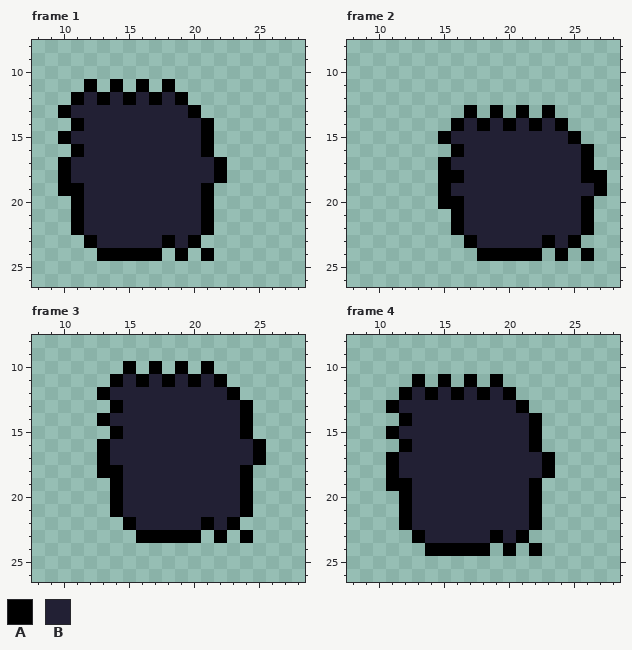
One commit to this pixel-art file: assets/raw/enemy_01.ase. The first picture shows the starting point.
32x32 pixels, 4 frames. Shown: frame 1: x 8..28, y 8..26; frame 2: x 8..28, y 8..26; frame 3: x 8..28, y 8..26; frame 4: x 8..28, y 8..26.
Palette (. is transparent): A #000000  B #222034
After:
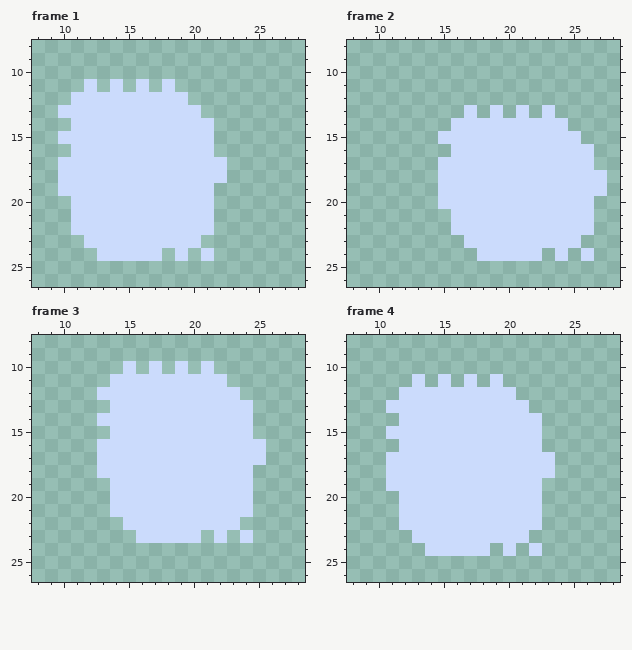
The commit says: added hit animation sprites for character and enemy 01
Diff:
layer "base" added
layer "hit" added
layer "Layer 1" removed
colour B: #222034 -> #cbdbfc
Frame 1, layer "hit":
y 11: x 12 A -> B; x 14 A -> B; x 16 A -> B; x 18 A -> B
y 12: x 11 A -> B; x 13 A -> B; x 15 A -> B; x 17 A -> B; x 19 A -> B
y 13: x 10 A -> B; x 20 A -> B
y 14: x 11 A -> B; x 21 A -> B
y 15: x 10 A -> B; x 21 A -> B
y 16: x 11 A -> B; x 21 A -> B
y 17..18: x 10 A -> B; x 22 A -> B
y 19: x 10..11 AA -> BB; x 21 A -> B
y 20..22: x 11 A -> B; x 21 A -> B
y 23: x 12 A -> B; x 18 A -> B; x 20 A -> B
y 24: x 13..17 AAAAA -> BBBBB; x 19 A -> B; x 21 A -> B
Frame 2, layer "hit":
y 13: x 17 A -> B; x 19 A -> B; x 21 A -> B; x 23 A -> B
y 14: x 16 A -> B; x 18 A -> B; x 20 A -> B; x 22 A -> B; x 24 A -> B
y 15: x 15 A -> B; x 25 A -> B
y 16: x 16 A -> B; x 26 A -> B
y 17: x 15 A -> B; x 26 A -> B
y 18: x 15..16 AA -> BB; x 26..27 AA -> BB
y 19: x 15 A -> B; x 27 A -> B
y 20: x 15..16 AA -> BB; x 26 A -> B
y 21..22: x 16 A -> B; x 26 A -> B
y 23: x 17 A -> B; x 23 A -> B; x 25 A -> B
y 24: x 18..22 AAAAA -> BBBBB; x 24 A -> B; x 26 A -> B
Frame 3, layer "hit":
y 10: x 15 A -> B; x 17 A -> B; x 19 A -> B; x 21 A -> B
y 11: x 14 A -> B; x 16 A -> B; x 18 A -> B; x 20 A -> B; x 22 A -> B
y 12: x 13 A -> B; x 23 A -> B
y 13: x 14 A -> B; x 24 A -> B
y 14: x 13 A -> B; x 24 A -> B
y 15: x 14 A -> B; x 24 A -> B
y 16..17: x 13 A -> B; x 25 A -> B
y 18: x 13..14 AA -> BB; x 24 A -> B
y 19..21: x 14 A -> B; x 24 A -> B
y 22: x 15 A -> B; x 21 A -> B; x 23 A -> B
y 23: x 16..20 AAAAA -> BBBBB; x 22 A -> B; x 24 A -> B
Frame 4, layer "hit":
y 11: x 13 A -> B; x 15 A -> B; x 17 A -> B; x 19 A -> B
y 12: x 12 A -> B; x 14 A -> B; x 16 A -> B; x 18 A -> B; x 20 A -> B
y 13: x 11 A -> B; x 21 A -> B
y 14: x 12 A -> B; x 22 A -> B
y 15: x 11 A -> B; x 22 A -> B
y 16: x 12 A -> B; x 22 A -> B
y 17..18: x 11 A -> B; x 23 A -> B
y 19: x 11..12 AA -> BB; x 22 A -> B
y 20..22: x 12 A -> B; x 22 A -> B
y 23: x 13 A -> B; x 19 A -> B; x 21 A -> B
y 24: x 14..18 AAAAA -> BBBBB; x 20 A -> B; x 22 A -> B
